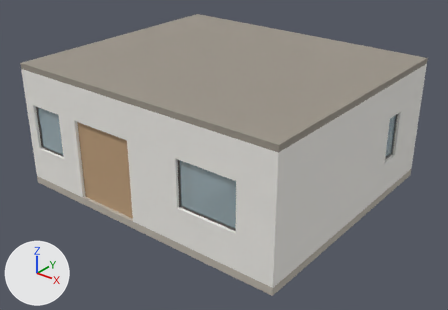
One commit to the glTF model docs-site/public/3d/laneway-house.glb: the scene before it, then after it.
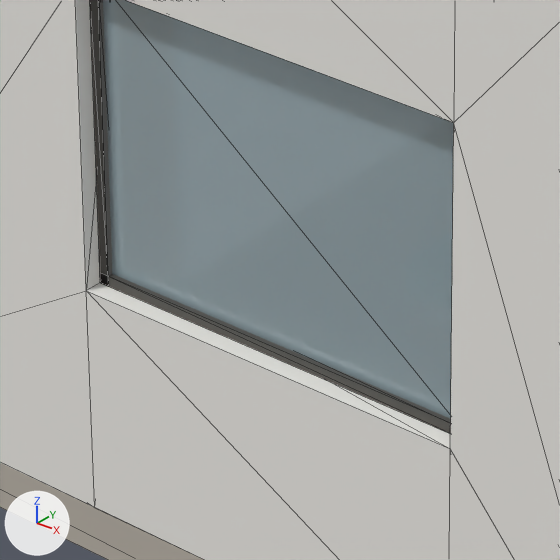
The first picture shows the older version from a camera (50 mm lens) standing at (13.1, -15.04, 7.81) and looking at (3.94, -3.59, 0.7). The close-ups show the older and then the newer version on the part from 36% to 57% of the width and 52% to 81% of the height of that picture. Only the edits that show in the close-ups are written down. Every picture has the same lights, and +X, +Y and +Z are marked at lower left. The close-ups show mesh edges as thin lines. Where no turn or scale is listed for an object, it has been applied to the vertices.

In view in the first close-up: 'slab:slab', 'wall:w_garden', 'window:window_3:frame', 'window:window_3:glass'.
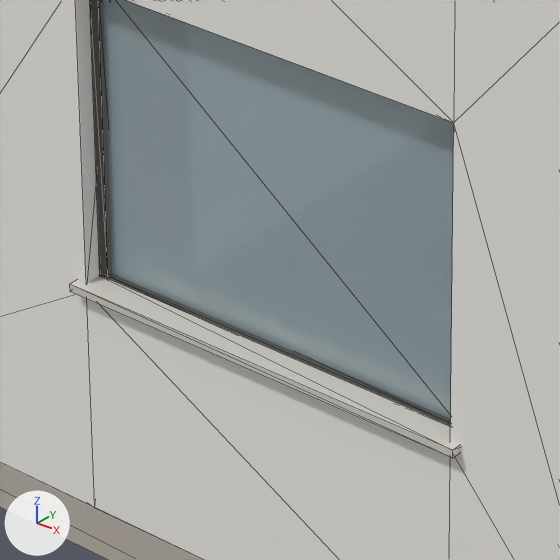
Location of each change, (x1, y1, x2, y2) in pixels of the close-ups (560 x 560 px):
'window:window_3:sill', added: after (70, 275, 460, 458)

The change, as a diff of the scene's bpy script:
```diff
--- a/docs-site/public/3d/laneway-house.glb.py
+++ b/docs-site/public/3d/laneway-house.glb.py
@@ mat_window_sill @@
+mat_window_sill = principled_material('window:sill')
+mat_window_sill.base_color = (0.687, 0.658, 0.604)  # light grey #d8d4cc
+mat_window_sill.roughness = 0.45
@@ me_window_window_3_sill @@
+me_window_window_3_sill.from_pydata(...)  # a box spanning x 5.01..6.69, y -6.64..-6.53, z 0.9..0.93
+me_window_window_3_sill.materials.append(mat_window_sill)  # light grey #d8d4cc
@@ ob_window_window_3_sill @@
+ob_window_window_3_sill = bpy.data.objects.new('window:window_3:sill', me_window_window_3_sill)
+ob_window_window_3_sill.location = (0.0, 0.0, 0.0)
```
